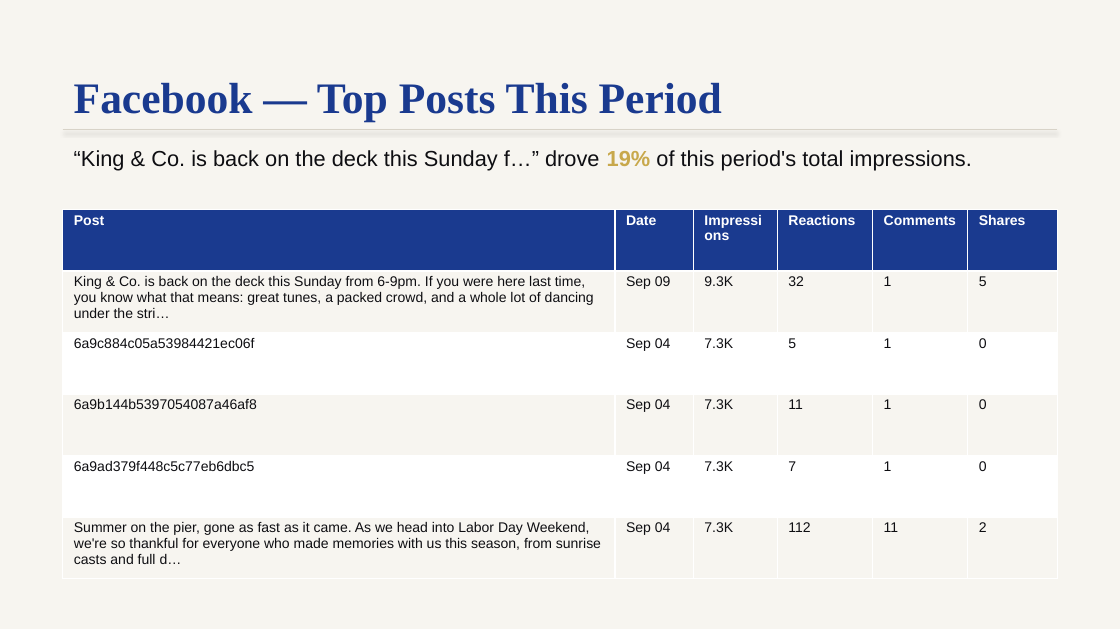
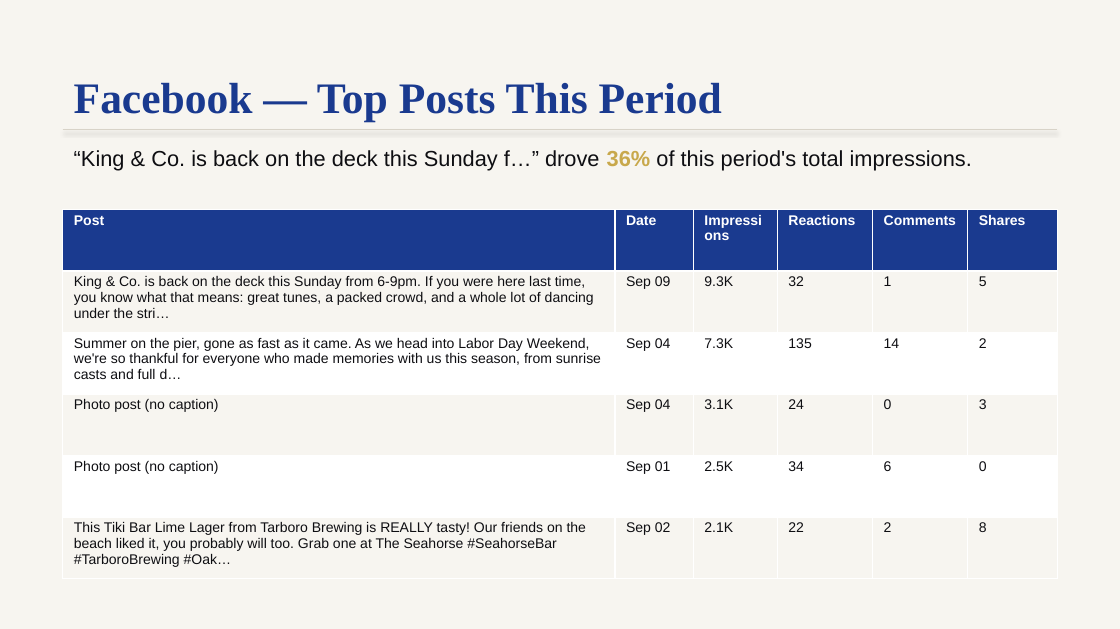
Before and after one commit to lakehousesocial-tech/ocean-crest-pier-monthly-report, a slide deck: slide 5 of Ocean Crest Pier Monthly Report — September 2026.pptx. Drawn at 1120x629 pixels with LibreOffice and Linux fonts; fonts in the diff are those of the drawing. Boxes give left, top, right and bottom in pixels: in the first picture for what was removed or moved away, otherwise in the second. Text is boxed around its words. In the diff, an @@ line names an element or a change of style, - is before the commit and + after.

```diff
--- a/Ocean Crest Pier Monthly Report — September 2026.pptx
+++ b/Ocean Crest Pier Monthly Report — September 2026.pptx
@@ text at [74,150,972,170]: text changed @@
-“King & Co. is back on the deck this Sunday f…” drove 19% of this period's total impressions.
+“King & Co. is back on the deck this Sunday f…” drove 36% of this period's total impressions.
@@ table at [63,209,1057,579] @@
-row 3: 6a9c884c05a53984421ec06f | Sep 04 | 7.3K | 5 | 1 | 0
+row 3: Summer on the pier, gone as fast as it came. As we head into Labor Day Weekend, we're so thankful for everyone who made memories with us this season, from sunrise casts and full d… | Sep 04 | 7.3K | 135 | 14 | 2
-row 4: 6a9b144b5397054087a46af8 | Sep 04 | 7.3K | 11 | 1 | 0
+row 4: Photo post (no caption) | Sep 04 | 3.1K | 24 | 0 | 3
-row 5: 6a9ad379f448c5c77eb6dbc5 | Sep 04 | 7.3K | 7 | 1 | 0
+row 5: Photo post (no caption) | Sep 01 | 2.5K | 34 | 6 | 0
-row 6: Summer on the pier, gone as fast as it came. As we head into Labor Day Weekend, we're so thankful for everyone who made memories with us this season, from sunrise casts and full d… | Sep 04 | 7.3K | 112 | 11 | 2
+row 6: This Tiki Bar Lime Lager from Tarboro Brewing is REALLY tasty! Our friends on the beach liked it, you probably will too. Grab one at The Seahorse #SeahorseBar #TarboroBrewing #Oak… | Sep 02 | 2.1K | 22 | 2 | 8
```
Also in this commit, not shown: 2 other slides changed, 3 other files.
